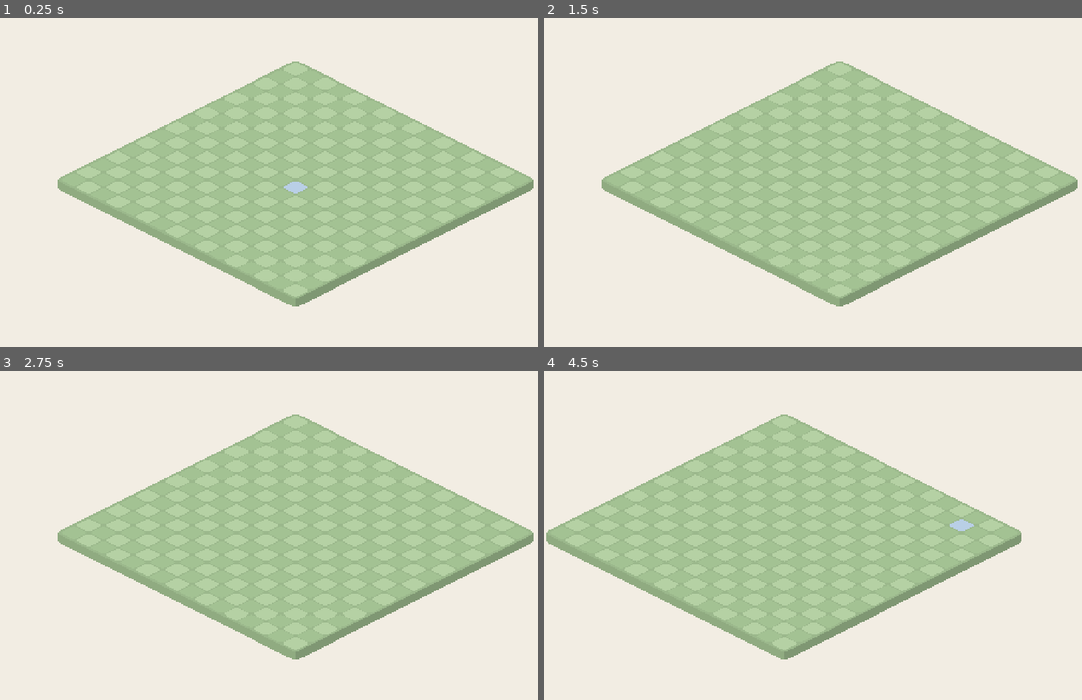
Above: before the commit, frames 1-4 (two rows, left to right).
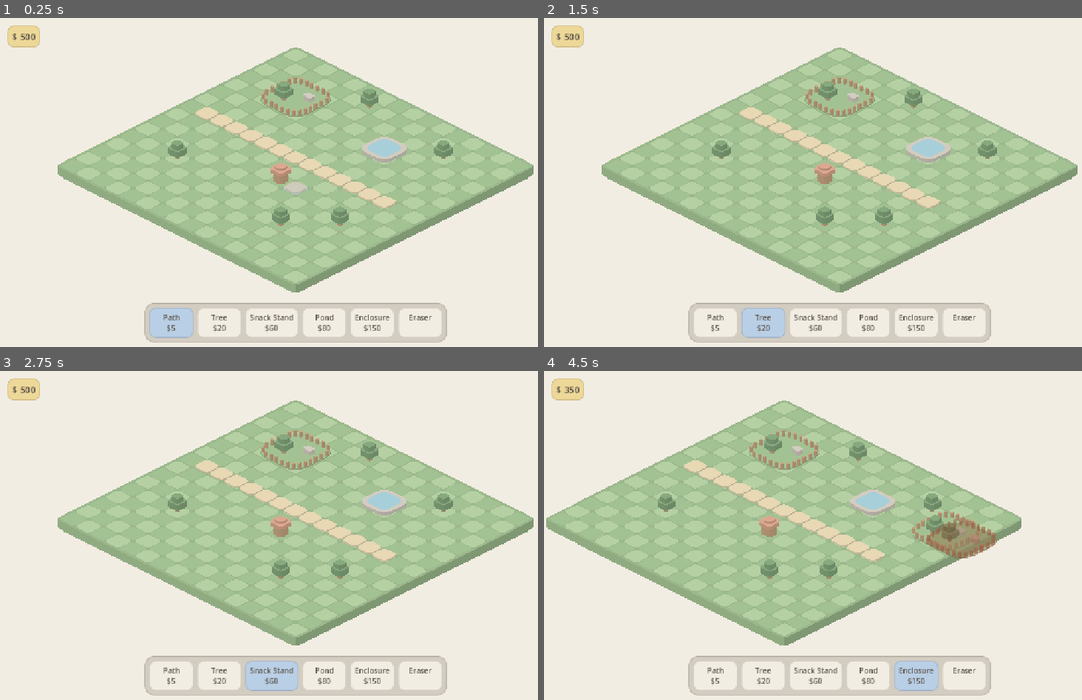
Above: after the commit, the same moments.

Repository: MKrabs/pocket-parks
Game: Godot game, scene res://main.tscn
The game is run twice, just before and just after one commit, with the same random seed, the same clock (stepped at 60 frames per second) and the same inputs.
Inputs (mouse positions are in pixels of both pictures, inside the frame that each line leads up to):
- Up to frame 1 (0.25 s): no input
- Up to frame 2 (1.5 s): click (716, 323) at 0.5 s, where only the run after the commit has a clickable "Path $5"; click (764, 323) at 1.25 s, where only the run after the commit has a clickable "Tree $20"
- Up to frame 3 (2.75 s): click (269, 676) at 2 s, where only the run after the commit has a clickable "Snack Stand $60"
- Up to frame 4 (4.5 s): click (866, 676) at 2.75 s, where only the run after the commit has a clickable "Pond $80"; click (915, 676) at 3.5 s, where only the run after the commit has a clickable "Enclosure $150"; tap Enter at 4.25 s; move the mouse to (969, 519) at 4.27 s; hold D from 4.28 s (still down); click (969, 519) at 4.42 s

The runs differ from the first frame. In frame 1, 19% of the frame differs, in the area x 1-100%, y 2-99%; in frame 2, 19%; in frame 3, 19%; in frame 4, 20%, in the area x 0-89%, y 2-99%.

Commit message:
Z3: place/remove buildings, ZooMap + money, build bar, ghost preview, dedupe iso helpers
Co-Authored-By: Claude Opus 5.5 <noreply@anthropic.com>

Diff:
--- a/main.gd
+++ b/main.gd
@@ -1,9 +1,32 @@
 extends Node2D
 # Entry point. Build child nodes in code here; keep main.tscn as the only scene file.
 
+const SEED := [
+	["enclosure", Vector2i(2, 2)], ["pond", Vector2i(9, 3)], ["snack_stand", Vector2i(8, 9)],
+	["tree", Vector2i(12, 2)], ["tree", Vector2i(13, 10)], ["tree", Vector2i(3, 11)],
+	["tree", Vector2i(11, 12)], ["tree", Vector2i(6, 1)],
+]
+
 func _ready() -> void:
-	add_child(GridView.new())
+	var grid := GridView.new()
+	add_child(grid)
+	var zoo := ZooView.new()
+	for s in SEED:
+		zoo.map.place(s[0], s[1])
+	for x in range(1, 14):
+		zoo.map.place("path", Vector2i(x, 7))
+	zoo.map.money = ZooMap.START_MONEY  # the seeded zoo is free
+	add_child(zoo)
+	grid.cell_hovered.connect(zoo.on_hover)
+	grid.cell_clicked.connect(zoo.on_click)
+
+	var bar := BuildBar.new()
+	bar.picked.connect(zoo.select)
+	zoo.money_changed.connect(bar.set_money)
+	add_child(bar)
+	bar.set_money(zoo.map.money)
+
 	var cam := IsoCamera.new()
-	# centre of the board top, nudged down by half the slab depth
-	cam.position = IsoGrid.project(Vector2(IsoGrid.SIZE) / 2.0 - Vector2(0.5, 0.5)) + Vector2(0, GridView.SLAB / 2)
+	# centre of the board top, nudged down by half the slab depth plus room for the build bar
+	cam.position = IsoGrid.project(Vector2(IsoGrid.SIZE) / 2.0 - Vector2(0.5, 0.5)) + Vector2(0, GridView.SLAB / 2 + 30)
 	add_child(cam)
--- /dev/null
+++ b/scripts/build_bar.gd
@@ -0,0 +1,65 @@
+class_name BuildBar
+extends CanvasLayer
+# Bottom bar: one button per catalog building plus an eraser. Money chip top-left.
+
+signal picked(id: String)  # "" = eraser
+
+const RADIUS := 14
+
+var money_label := Label.new()
+
+static func box(c: Color, radius: int = RADIUS) -> StyleBoxFlat:
+	var s := StyleBoxFlat.new()
+	s.bg_color = c
+	s.set_corner_radius_all(radius)
+	s.corner_detail = 12
+	s.set_content_margin_all(10)
+	s.border_color = Palette.shade(c, 0.12)
+	s.set_border_width_all(2)
+	return s
+
+func _ready() -> void:
+	var chip := PanelContainer.new()
+	chip.add_theme_stylebox_override("panel", box(Palette.BUTTER))
+	chip.position = Vector2(16, 16)
+	money_label.add_theme_color_override("font_color", Palette.INK)
+	money_label.add_theme_font_size_override("font_size", 20)
+	chip.add_child(money_label)
+	add_child(chip)
+
+	var bar := PanelContainer.new()
+	bar.add_theme_stylebox_override("panel", box(Palette.STONE, 20))
+	var row := HBoxContainer.new()
+	row.add_theme_constant_override("separation", 8)
+	bar.add_child(row)
+	var group := ButtonGroup.new()
+	for id: String in Buildings.CATALOG:
+		var b: Dictionary = Buildings.CATALOG[id]
+		row.add_child(button("%s\n$%d" % [b["name"], b["cost"]], id, group))
+	row.add_child(button("Eraser\n ", "", group))
+	add_child(bar)
+	bar.set_anchors_and_offsets_preset(Control.PRESET_CENTER_BOTTOM, Control.PRESET_MODE_MINSIZE, 16)
+	bar.grow_horizontal = Control.GROW_DIRECTION_BOTH
+	bar.grow_vertical = Control.GROW_DIRECTION_BEGIN
+	(row.get_child(0) as Button).button_pressed = true
+
+func button(text: String, id: String, group: ButtonGroup) -> Button:
+	var b := Button.new()
+	b.text = text
+	b.toggle_mode = true
+	b.button_group = group
+	b.focus_mode = Control.FOCUS_NONE
+	b.custom_minimum_size = Vector2(96, 0)
+	b.add_theme_stylebox_override("normal", box(Palette.CREAM))
+	b.add_theme_stylebox_override("hover", box(Palette.shade(Palette.CREAM, 0.04)))
+	b.add_theme_stylebox_override("pressed", box(Palette.SKY))
+	b.add_theme_stylebox_override("hover_pressed", box(Palette.SKY))
+	for k in ["font_color", "font_hover_color", "font_pressed_color", "font_hover_pressed_color"]:
+		b.add_theme_color_override(k, Palette.INK)
+	b.toggled.connect(func(on: bool) -> void:
+		if on:
+			picked.emit(id))
+	return b
+
+func set_money(m: int) -> void:
+	money_label.text = "$ %d" % m
--- a/scripts/building_view.gd
+++ b/scripts/building_view.gd
@@ -12,7 +12,7 @@
 	var fp: Vector2i = b["footprint"]
 	var mid := Vector2(fp.x - 1, fp.y - 1) * 0.5  # footprint centre in grid coords
 	for p in b["parts"]:
-		var foot := Squircle.iso_points(Squircle.to_screen(mid + p["at"]), p["half"], 4.0, 48)
+		var foot := Squircle.iso_points(IsoGrid.project(mid + p["at"]), p["half"], 4.0, 48)
 		block(self, foot, p["h"], p["z"], p["color"])
 
 ## Extruded squircle: sides for edges facing the viewer, then the top face lifted by z + h.
--- a/scripts/buildings.gd
+++ b/scripts/buildings.gd
@@ -41,7 +41,7 @@
 	var seg := PackedFloat32Array()
 	var total := 0.0
 	for i in ring.size():
-		seg.append(Squircle.to_screen(ring[i]).distance_to(Squircle.to_screen(ring[i - 1])))
+		seg.append(IsoGrid.project(ring[i]).distance_to(IsoGrid.project(ring[i - 1])))
 		total += seg[i]
 	var gap := total / roundf(total / 13.0)  # ~13 screen px between posts, evenly divided
 	var walked := gap
--- a/scripts/grid_view.gd
+++ b/scripts/grid_view.gd
@@ -16,8 +16,7 @@
 		c = NONE
 	if c != hovered:
 		hovered = c
-		if c != NONE:
-			cell_hovered.emit(c)
+		cell_hovered.emit(c)  # NONE when the mouse leaves the grid
 		queue_redraw()
 
 func _unhandled_input(event: InputEvent) -> void:
@@ -25,21 +24,11 @@
 	if mb and mb.pressed and hovered != NONE:
 		cell_clicked.emit(hovered, mb.button_index)
 
-## Squircle (n=6) centred at cell-space point c with half-size r, projected to screen.
-func _squircle(c: Vector2, r: Vector2, n: float = 6.0, steps: int = 48) -> PackedVector2Array:
-	var pts := PackedVector2Array()
-	for i in steps:
-		var t := TAU * i / steps
-		var u := signf(cos(t)) * pow(absf(cos(t)), 2.0 / n)
-		var v := signf(sin(t)) * pow(absf(sin(t)), 2.0 / n)
-		pts.append(IsoGrid.project(c + Vector2(u * r.x, v * r.y)))
-	return pts
-
 func _draw() -> void:
 	var half := Vector2(IsoGrid.SIZE) / 2.0
 	var mid := half - Vector2(0.5, 0.5)
 	# Slab: extrude every outline segment downward; the top face drawn last hides the back ones.
-	var top := _squircle(mid, half + Vector2(0.12, 0.12), 60.0, 240)
+	var top := Squircle.iso_points(IsoGrid.project(mid), half + Vector2(0.12, 0.12), 60.0, 240)
 	var down := Vector2(0, SLAB)
 	for i in top.size():
 		var a := top[i]
@@ -53,4 +42,4 @@
 			var col := Palette.GRASS if (x + y) % 2 == 0 else Palette.GRASS_DARK
 			if cell == hovered:
 				col = Palette.SKY
-			draw_colored_polygon(_squircle(Vector2(cell), Vector2(0.47, 0.47)), col)
+			draw_colored_polygon(Squircle.iso_points(IsoGrid.to_screen(cell), Vector2(0.47, 0.47), 6.0, 48), col)
--- a/scripts/iso_camera.gd
+++ b/scripts/iso_camera.gd
@@ -1,6 +1,6 @@
 class_name IsoCamera
 extends Camera2D
-# Pan with right/middle drag or WASD/arrows, zoom with the wheel.
+# Pan with middle drag or WASD/arrows, zoom with the wheel.
 
 const PAN_SPEED := 600.0  # screen px per second
 const ZOOM_MIN := 0.5
@@ -18,7 +18,7 @@
 func _unhandled_input(event: InputEvent) -> void:
 	var mb := event as InputEventMouseButton
 	if mb:
-		if mb.button_index in [MOUSE_BUTTON_RIGHT, MOUSE_BUTTON_MIDDLE]:
+		if mb.button_index == MOUSE_BUTTON_MIDDLE:  # right click is the eraser
 			dragging = mb.pressed
 		elif mb.pressed and mb.button_index in [MOUSE_BUTTON_WHEEL_UP, MOUSE_BUTTON_WHEEL_DOWN]:
 			var f := ZOOM_STEP if mb.button_index == MOUSE_BUTTON_WHEEL_UP else 1.0 / ZOOM_STEP
--- a/scripts/squircle.gd
+++ b/scripts/squircle.gd
@@ -1,7 +1,5 @@
 class_name Squircle
 # Superellipse |x/a|^n + |y/b|^n = 1. Pure, no nodes.
-
-const TILE := Vector2(64, 32)  # iso 2:1, same as the grid
 
 static func points(center: Vector2, half_size: Vector2, n := 4.0, steps := 32) -> PackedVector2Array:
 	var out := PackedVector2Array()
@@ -13,13 +11,9 @@
 		out.append(center + Vector2(half_size.x * signf(c) * pow(absf(c), e), half_size.y * signf(s) * pow(absf(s), e)))
 	return out
 
-## Grid coords (tiles, fractional ok) -> screen offset on the 2:1 ground plane.
-static func to_screen(g: Vector2) -> Vector2:
-	return Vector2((g.x - g.y) * TILE.x * 0.5, (g.x + g.y) * TILE.y * 0.5)
-
 ## Squircle footprint in grid space (half_tiles = half extent in tiles), projected onto the iso plane.
 static func iso_points(center: Vector2, half_tiles: Vector2, n := 4.0, steps := 32) -> PackedVector2Array:
 	var out := PackedVector2Array()
 	for p in points(Vector2.ZERO, half_tiles, n, steps):
-		out.append(center + to_screen(p))
+		out.append(center + IsoGrid.project(p))
 	return out
--- /dev/null
+++ b/scripts/zoo_map.gd
@@ -0,0 +1,52 @@
+class_name ZooMap
+extends RefCounted
+# Pure placement rules: which building covers which cell, and the money counter.
+
+const START_MONEY := 500
+
+var money: int = START_MONEY
+var buildings: Dictionary = {}  # origin cell (Vector2i) -> building id
+var occupied: Dictionary = {}   # every covered cell -> origin cell
+
+static func footprint(id: String, origin: Vector2i) -> Array[Vector2i]:
+	var fp: Vector2i = Buildings.CATALOG[id]["footprint"]
+	var out: Array[Vector2i] = []
+	for x in fp.x:
+		for y in fp.y:
+			out.append(origin + Vector2i(x, y))
+	return out
+
+func fits(id: String, cell: Vector2i) -> bool:
+	for c in footprint(id, cell):
+		if not IsoGrid.in_bounds(c) or occupied.has(c):
+			return false
+	return true
+
+func can_place(id: String, cell: Vector2i) -> bool:
+	return fits(id, cell) and money >= Buildings.CATALOG[id]["cost"]
+
+func place(id: String, cell: Vector2i) -> bool:
+	if not can_place(id, cell):
+		return false
+	money -= Buildings.CATALOG[id]["cost"]
+	buildings[cell] = id
+	for c in footprint(id, cell):
+		occupied[c] = cell
+	return true
+
+## Removes the whole building covering `cell`, refunds half its cost. False if the cell is empty.
+func remove_at(cell: Vector2i) -> bool:
+	if not occupied.has(cell):
+		return false
+	var origin: Vector2i = occupied[cell]
+	var id: String = buildings[origin]
+	for c in footprint(id, origin):
+		occupied.erase(c)
+	buildings.erase(origin)
+	money += Buildings.CATALOG[id]["cost"] / 2
+	return true
+
+## Draw order key: x+y of the footprint's front (largest) corner.
+static func depth(id: String, origin: Vector2i) -> int:
+	var fp: Vector2i = Buildings.CATALOG[id]["footprint"]
+	return origin.x + origin.y + fp.x + fp.y - 2
--- /dev/null
+++ b/scripts/zoo_view.gd
@@ -0,0 +1,58 @@
+class_name ZooView
+extends Node2D
+# Draws the map's buildings in iso depth order, plus the ghost preview of the selected building.
+
+signal money_changed(money: int)
+
+var map := ZooMap.new()
+var selected := ""  # catalog id, or "" for the eraser
+var hovered := GridView.NONE
+var ghost: BuildingView
+
+func _ready() -> void:
+	rebuild()
+
+## Re-create one BuildingView per building, sorted back to front.
+func rebuild() -> void:
+	for c in get_children():
+		c.queue_free()
+	var origins: Array = map.buildings.keys()
+	origins.sort_custom(func(a: Vector2i, b: Vector2i) -> bool:
+		var da := ZooMap.depth(map.buildings[a], a)
+		var db := ZooMap.depth(map.buildings[b], b)
+		return da < db if da != db else a.x < b.x)
+	for o: Vector2i in origins:
+		var v := BuildingView.new(map.buildings[o])
+		v.position = IsoGrid.to_screen(o)
+		add_child(v)
+	ghost = null
+	update_ghost()
+	money_changed.emit(map.money)
+
+func update_ghost() -> void:
+	if ghost and (ghost.id != selected or hovered == GridView.NONE):
+		ghost.queue_free()
+		ghost = null
+	if selected == "" or hovered == GridView.NONE:
+		return
+	if not ghost:
+		ghost = BuildingView.new(selected)
+		add_child(ghost)  # last child = drawn on top
+	ghost.position = IsoGrid.to_screen(hovered)
+	var tint := Palette.CORAL if not map.can_place(selected, hovered) else Palette.CREAM
+	ghost.modulate = Color(tint, 0.6)
+
+func select(id: String) -> void:
+	selected = id
+	update_ghost()
+
+func on_hover(cell: Vector2i) -> void:
+	hovered = cell
+	update_ghost()
+
+func on_click(cell: Vector2i, button: MouseButton) -> void:
+	if button == MOUSE_BUTTON_RIGHT or (button == MOUSE_BUTTON_LEFT and selected == ""):
+		if map.remove_at(cell):
+			rebuild()
+	elif button == MOUSE_BUTTON_LEFT and map.place(selected, cell):
+		rebuild()
--- a/tests/test_squircle.gd
+++ b/tests/test_squircle.gd
@@ -23,7 +23,7 @@
 	# n=4 bulges past the ellipse at the diagonal
 	var d := Squircle.points(Vector2.ZERO, Vector2.ONE, 4.0, 8)[1]
 	ok(d.x > cos(PI / 4) + 0.05, "n=4 is squarer than a circle")
-	ok(Squircle.to_screen(Vector2(1, 0)) == Vector2(32, 16), "iso 2:1 projection")
+	ok(Squircle.iso_points(Vector2.ZERO, Vector2.ONE, 4.0, 4)[0].is_equal_approx(Vector2(32, 16)), "iso 2:1 projection")
 	ok(Buildings.CATALOG.size() == 5, "5 buildings")
 	for id in Buildings.CATALOG:
 		var b: Dictionary = Buildings.CATALOG[id]
--- /dev/null
+++ b/tests/test_zoo_map.gd
@@ -0,0 +1,29 @@
+extends SceneTree
+var failed := false
+func ok(cond: bool, msg: String) -> void:
+	if not cond:
+		failed = true
+		printerr("FAIL: ", msg)
+func done() -> void:
+	quit(1 if failed else 0)
+
+func _init() -> void:
+	var m := ZooMap.new()
+	ok(m.money == 500, "start money")
+	ok(m.place("enclosure", Vector2i(2, 2)), "place enclosure")
+	ok(m.money == 350, "cost deducted")
+	ok(not m.can_place("tree", Vector2i(4, 4)), "overlap refused (far corner)")
+	ok(not m.place("pond", Vector2i(1, 1)), "partial overlap refused")
+	ok(m.money == 350, "refused place costs nothing")
+	ok(not m.can_place("pond", Vector2i(15, 3)), "out of bounds refused")
+	ok(not m.can_place("tree", Vector2i(-1, 0)), "negative out of bounds refused")
+	ok(m.can_place("pond", Vector2i(14, 14)), "fits in the last corner")
+	ok(m.remove_at(Vector2i(4, 3)), "remove by any covered cell")
+	ok(m.money == 350 + 75, "half refund")
+	ok(m.occupied.is_empty() and m.buildings.is_empty(), "every tile freed")
+	ok(not m.remove_at(Vector2i(4, 3)), "remove on empty cell")
+	m.money = 10
+	ok(not m.place("tree", Vector2i(0, 0)), "too poor refused")
+	ok(m.money == 10 and m.occupied.is_empty(), "too poor leaves state alone")
+	ok(ZooMap.depth("enclosure", Vector2i(0, 0)) == ZooMap.depth("tree", Vector2i(2, 2)), "depth uses front corner")
+	done()
Not shown, added: scripts/build_bar.gd.uid
Not shown, added: scripts/zoo_map.gd.uid
Not shown, added: scripts/zoo_view.gd.uid
Not shown, added: tests/test_zoo_map.gd.uid
